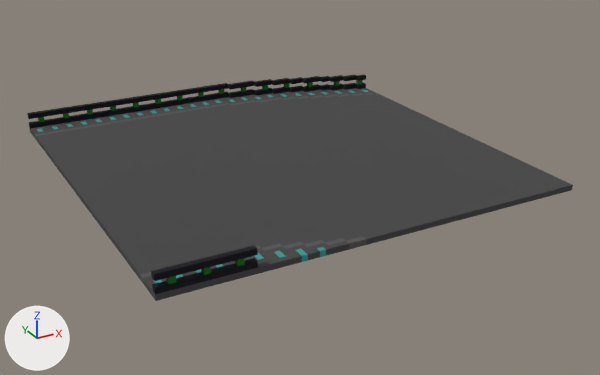
What one commit did to the OBJ model Game Dev 2/Assets/Models/Tracks/90_Large/90_Large-0.obj.
The view is the same before and after, from a camera (50 mm lens) standing at (-66.5, -129.6, 57.8) and looking at (2.3, -4.6, -4.7). The lights are fixed; the arrows at lower left show +X, +Y and +Z. Where no turn or scale is listed for an object, it has been applied to the vertices. Vertices at the same position are counted once.

The first picture shows '90_Large-0'.
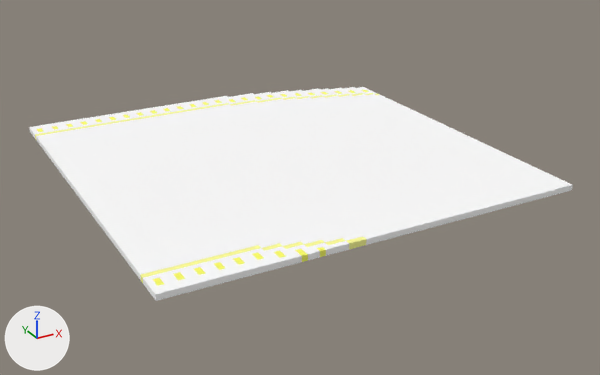
Where the change shows, as pixel boxes [x1, y1, x2, y2] in the pictures (600 x 375 px):
'90_Large-0', reshaped
    before: [27, 74, 573, 301]
    after: [29, 87, 573, 301]
part 1 of me_90_large_0, deleted (black)
    before: [27, 74, 376, 134]
part 2 of me_90_large_0, deleted (black)
    before: [143, 246, 302, 301]
part 3 of me_90_large_0, surface changed (grey to white)
    both: [30, 90, 573, 300]

The change in detail:
me_90_large_0 is used by ob_90_large_0; location (0.0, 0.0, 0.0).
me_90_large_0 had 677 vertices, 1432 faces and spanned x -37.5..37.5, y -37.5..37.5, z 0.0..4.0.
me_90_large_0 now has 422 vertices, 840 faces and spans x -37.5..37.5, y -37.5..37.5, z 0.0..1.0.
me_90_large_0 part 1: 216 vertices removed from x -37.5..37.5, y 27.5..37.5, z 1.0..4.0.
me_90_large_0 part 2: 39 vertices removed from x -37.5..-22.5, y -37.5..-36.5, z 1.0..4.0.
me_90_large_0 part 3: 774 kept faces spanning x -37.5..37.5, y -37.5..37.5, z 0.0..1.0 get new texture (UV) coordinates.
